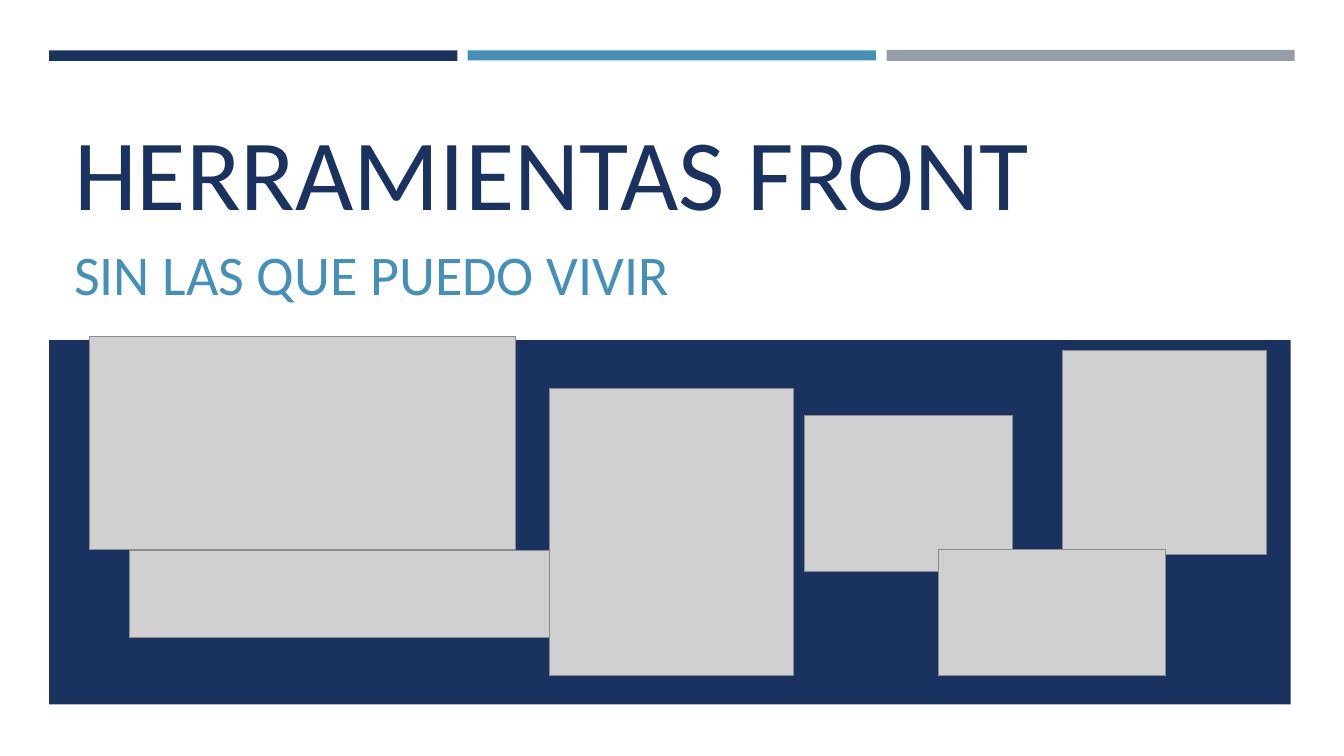
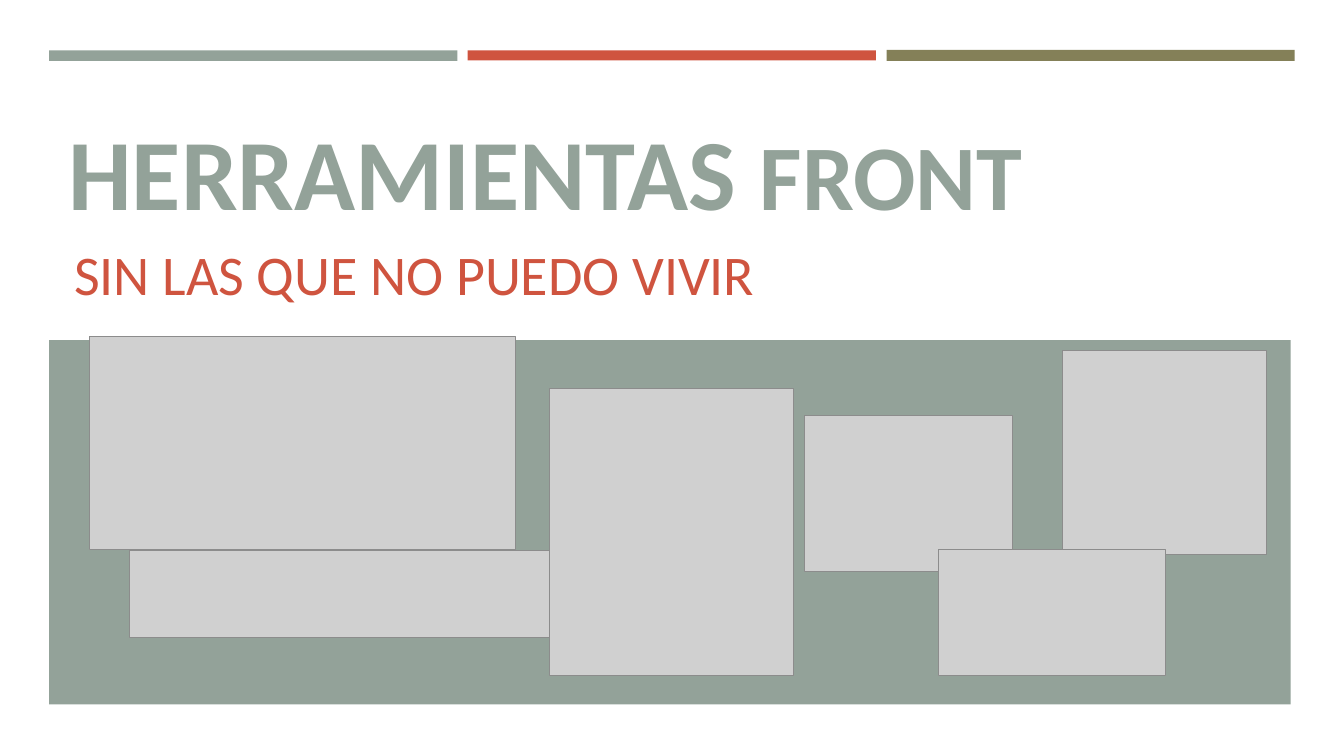
Before and after one commit to borya09/curso-vsw-herramientas-front, a slide deck: slide 1 of presentacion/presentacion.pptx. Drawn at 1344x756 pixels with LibreOffice and Linux fonts; fonts in the diff are those of the drawing; grey boxes stand for pictures. Boxes give left, top, right and bottom in pixels: in the first picture for what was removed or moved away, otherwise in the second. Text is boxed around its words. In the diff, an @@ line names an element or a change of style, - is before the commit and + after.

```diff
--- a/presentacion/presentacion.pptx
+++ b/presentacion/presentacion.pptx
@@ rectangle at <box>49,50,458,60</box>: fill #1A3260 to #93A299 @@
@@ rectangle at <box>468,50,876,60</box>: fill #4590B8 to #CF543F @@
@@ rectangle at <box>886,50,1295,62</box>: fill #969FA7 to #848058 @@
@@ title "HERRAMIENTAS FRONT" at <box>68,144,1022,211</box>: size 72 to 66 pt in "FRONT"; text colour #1A3260 to #93A299, bold on @@
@@ subtitle at <box>74,258,754,303</box>: text changed; text colour #4590B8 to #CF543F @@
-SIN LAS QUE PUEDO VIVIR
+SIN LAS QUE NO PUEDO VIVIR
@@ rectangle at <box>49,340,1292,704</box>: fill #1A3260 to #93A299 @@
```
Also in this commit, not shown: 13 other slides changed, 1 slide added, 4 other files.
